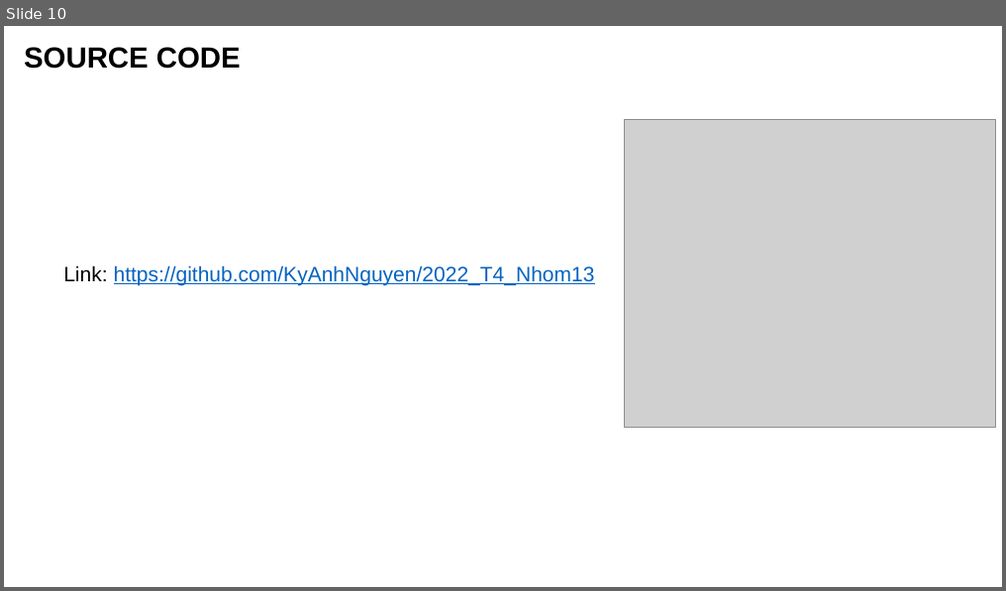
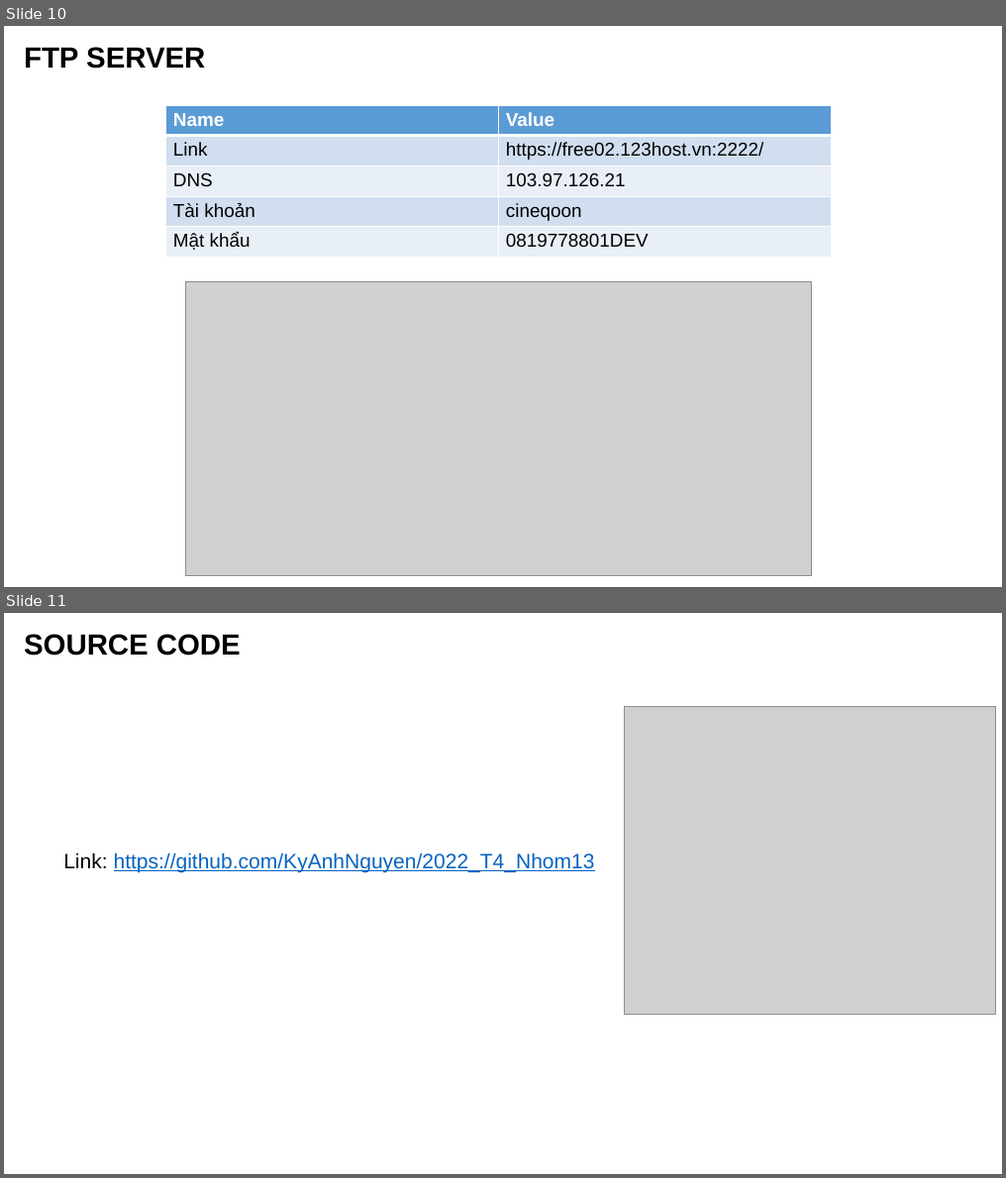
Before and after one commit to KyAnhNguyen/2022_T4_Nhom13, a slide deck: datawarehouse.pptx. Shown one above the other, each under a label of ours: slide 10 before the commit, slides 10 and 11 after it. The pictures are 1006x591 and 1006x1178 pixels, drawn with LibreOffice and Linux fonts; fonts in the diff are those of the drawing; grey boxes stand for pictures. Boxes give left, top, right and bottom in pixels: in the first picture for what was removed or moved away, otherwise in the second. Text is boxed around its words. In the diff, an @@ line names an element or a change of style, - is before the commit and + after.

```diff
--- a/datawarehouse.pptx
+++ b/datawarehouse.pptx
@@ slide 10 added at bbox=[4, 26, 1002, 587], background #FFFFFF @@
@@ text added at bbox=[24, 47, 205, 69], 28 pt, text #000000, bold @@
+FTP SERVER
@@ table added at bbox=[165, 105, 831, 258], 5 rows, 2 columns @@
+Name | Value
+Link | https://free02.123host.vn:2222/
+DNS | 103.97.126.21
+Tài khoản | cineqoon
+Mật khẩu | 0819778801DEV
@@ picture added at bbox=[186, 282, 812, 576] @@
@@ what was slide 10 is now slide 11 @@
```
Also in this commit, not shown: 1 slide changed, 1 other slide added, 1 slide removed, 2 other files.
